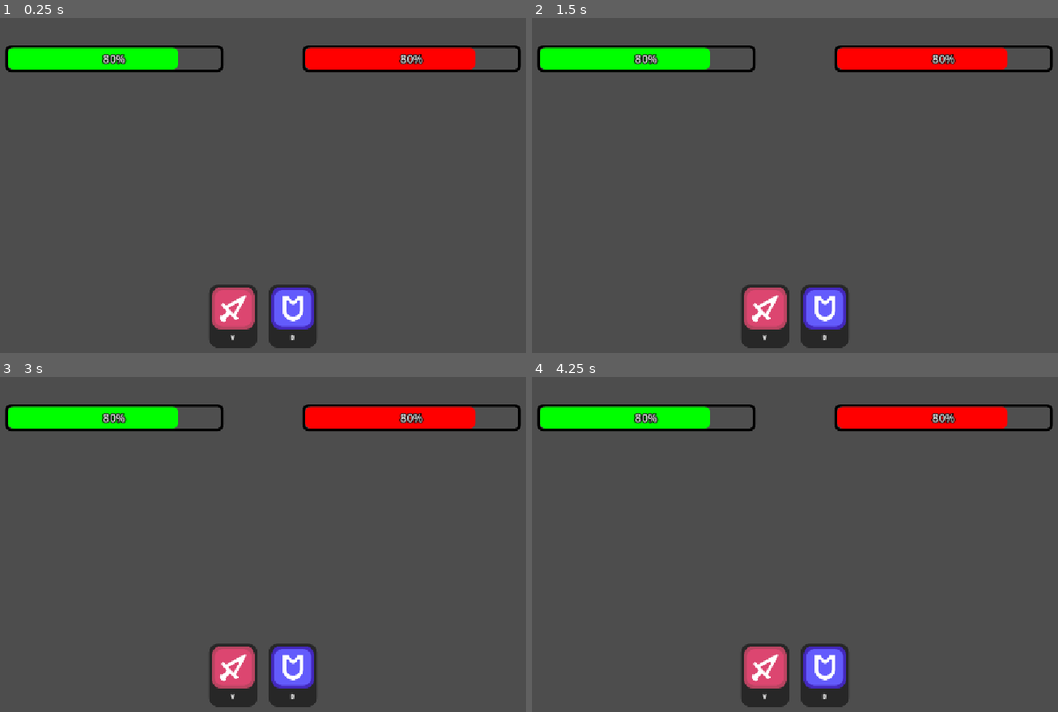
Above: before the commit, frames 1-4 (two rows, left to right).
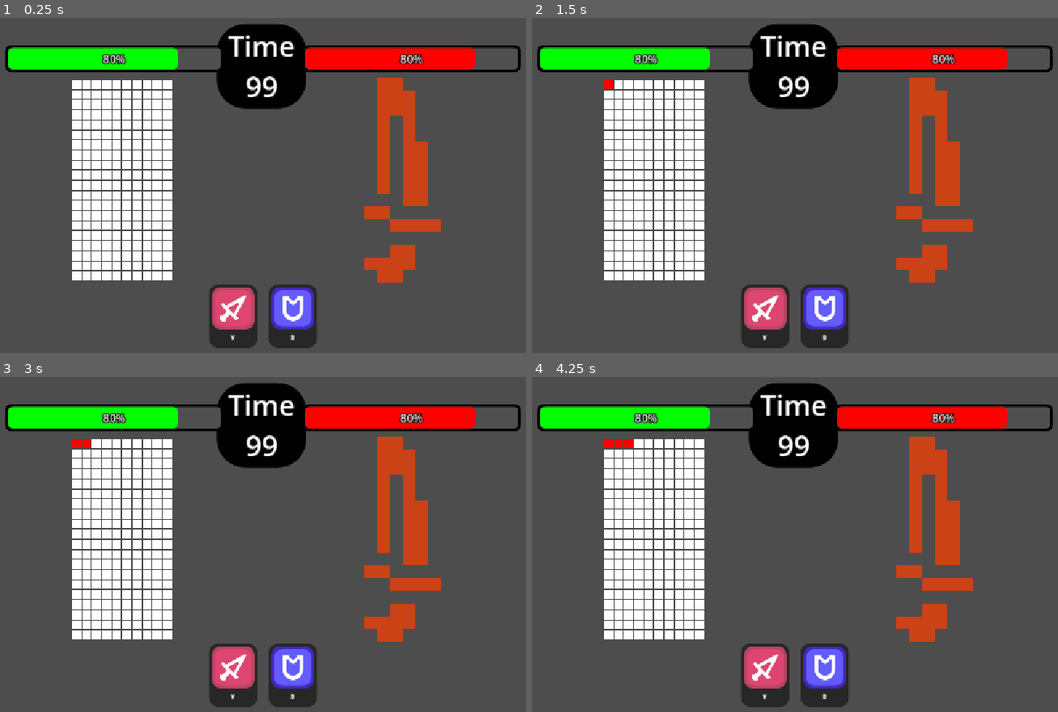
Above: after the commit, the same moments.

Repository: chiefpat450119/CanvasConstruct
Game: Godot game, scene res://scenes/nicholas_scene.tscn
Two runs of this game, one before a commit and one after it. Both use one fixed random seed, a clock stepped at 60 frames per second and the inputs below. The project has no main scene, so this scene is started directly.
Inputs (mouse positions are in pixels of both pictures, inside the frame that each line leads up to):
- Up to frame 1 (0.25 s): no input
- Up to frame 2 (1.5 s): click (763, 316) at 0.5 s, where only the run before the commit has a clickable "V"; click (610, 85) at 1.27 s
- Up to frame 3 (3 s): click (294, 675) at 2 s, where only the run before the commit has a clickable "B"; click (84, 444) at 2.77 s
- Up to frame 4 (4.25 s): click (626, 444) at 3.52 s

The runs differ from the first frame. In frame 1, 17% of the frame differs, in the area x 13-84%, y 1-80%; in frame 2, 17%; in frame 3, 17%; in frame 4, 17%.

Commit message:
Created audio manager singleton that plays sound effects

Diff:
--- a/project.godot
+++ b/project.godot
@@ -17,6 +17,7 @@
 [autoload]
 
 GameStateManagerInstance="*uid://rdbtgjt55h81"
+AudioManager="*uid://bfnjfh6r5eevj"
 
 [display]
 
--- /dev/null
+++ b/scenes/audio_manager/audio_manager.gd
@@ -0,0 +1,14 @@
+
+extends Node
+
+@export var sfx_player_scene: PackedScene
+@export var sfx_players: Node
+
+func play_SFX(audio_stream: AudioStream, volume : float, speed : float = 1.0) -> AudioStreamPlayer:
+	var sfx_player : SFXPlayer = sfx_player_scene.instantiate()
+	sfx_player.stream = audio_stream
+	sfx_player.volume_db = volume
+	sfx_player.pitch_scale = speed
+
+	sfx_players.add_child(sfx_player)
+	return sfx_player
--- /dev/null
+++ b/scenes/audio_manager/audio_manager.tscn
@@ -0,0 +1,11 @@
+[gd_scene format=3 uid="uid://bfnjfh6r5eevj"]
+
+[ext_resource type="Script" uid="uid://dggme80vb75hl" path="res://scenes/audio_manager/audio_manager.gd" id="1_0wpo5"]
+[ext_resource type="PackedScene" uid="uid://bt11nw3x7vasn" path="res://scenes/audio_manager/sfx_player.tscn" id="2_32fwx"]
+
+[node name="Audio Manager" type="Node" unique_id=1917480611 node_paths=PackedStringArray("sfx_players")]
+script = ExtResource("1_0wpo5")
+sfx_player_scene = ExtResource("2_32fwx")
+sfx_players = NodePath("SFXPlayers")
+
+[node name="SFXPlayers" type="Node" parent="." unique_id=1966888353]
--- /dev/null
+++ b/scenes/audio_manager/sfx_player.gd
@@ -0,0 +1,9 @@
+class_name SFXPlayer
+extends AudioStreamPlayer
+
+var audio_position : float = 0.0
+
+# Called when the node enters the scene tree for the first time.
+func _ready() -> void:
+	finished.connect(self.queue_free)
+	play(audio_position)
--- /dev/null
+++ b/scenes/audio_manager/sfx_player.tscn
@@ -0,0 +1,6 @@
+[gd_scene format=3 uid="uid://bt11nw3x7vasn"]
+
+[ext_resource type="Script" uid="uid://jyj4mrxu0v4o" path="res://scenes/audio_manager/sfx_player.gd" id="1_8bwce"]
+
+[node name="SfxPlayer" type="AudioStreamPlayer" unique_id=586406420]
+script = ExtResource("1_8bwce")
--- a/scenes/nicholas_scene.tscn
+++ b/scenes/nicholas_scene.tscn
@@ -1,6 +1,7 @@
 [gd_scene format=3 uid="uid://ddnn4v4rcoq6i"]
 
 [ext_resource type="Script" uid="uid://dgsnsndroae37" path="res://scenes/nicholas_test.gd" id="1_0fl8x"]
+[ext_resource type="AudioStream" uid="uid://br8fbgknljl7q" path="res://assets/SFX/test_sfx.wav" id="2_32o37"]
 [ext_resource type="PackedScene" uid="uid://dwak5kx44s163" path="res://scenes/runtime_texture/RuntimeTexture.tscn" id="3_h2h0g"]
 [ext_resource type="Script" uid="uid://c5maqrvbkkyss" path="res://scripts/drawing_grid.gd" id="3_vyj2j"]
 [ext_resource type="Texture2D" uid="uid://b13mghunbhi6s" path="res://assets/grid cell sprite.png" id="4_h2h0g"]
@@ -93,6 +94,7 @@
 script = ExtResource("1_0fl8x")
 runtime_texture = NodePath("RuntimeTexture")
 drawing_grid = NodePath("CanvasLayer/Drawing UI/MarginContainer/HBoxContainer/Drawing Grid")
+test_sfx = ExtResource("2_32o37")
 
 [node name="RuntimeTexture" parent="." unique_id=1844036065 instance=ExtResource("3_h2h0g")]
 position = Vector2(830, 251)
@@ -101,7 +103,6 @@
 [node name="CanvasLayer" type="CanvasLayer" parent="." unique_id=1724405638]
 
 [node name="Drawing UI" type="Control" parent="CanvasLayer" unique_id=1925897617]
-visible = false
 layout_mode = 3
 anchors_preset = 15
 anchor_right = 1.0
--- a/scenes/nicholas_test.gd
+++ b/scenes/nicholas_test.gd
@@ -3,9 +3,12 @@
 @export var runtime_texture : RuntimeTexture
 @export var drawing_grid : DrawingGrid
 
+@export_category("SFX")
+@export var test_sfx : AudioStream
+
 # Called when the node enters the scene tree for the first time.
 func _ready() -> void:
-	pass
+	AudioManager.play_SFX(test_sfx, -10)
 
 
 # Called every frame. 'delta' is the elapsed time since the previous frame.
Not shown, added: assets/SFX/test_sfx.wav.import
Not shown, added: scenes/audio_manager/audio_manager.gd.uid
Not shown, added: scenes/audio_manager/sfx_player.gd.uid
Not shown, added: assets/SFX/test_sfx.wav
